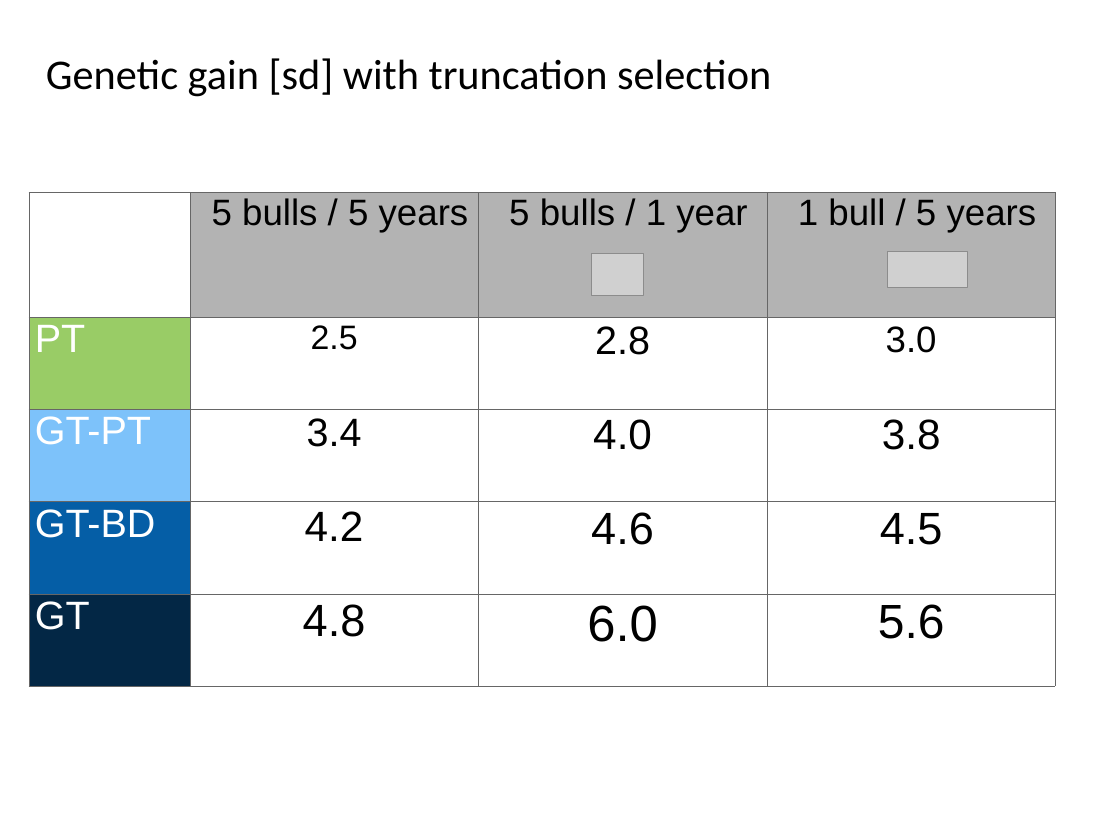
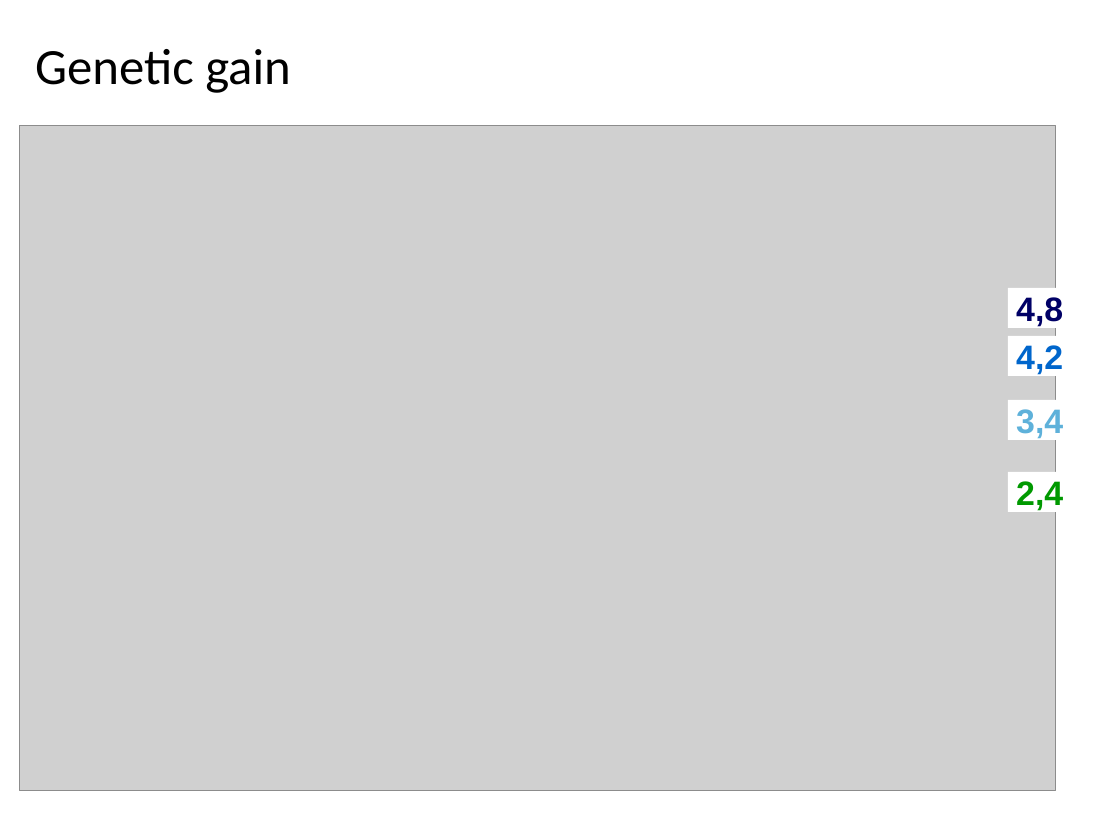
Before and after one commit to janaobsteter/ResourceAllocation_paper, a slide deck: slide 32 of Jana_ZagrebCourse_Simulation.pptx (slide 15 before the commit). Drawn at 1120x840 pixels with LibreOffice and Linux fonts; fonts in the diff are those of the drawing; grey boxes stand for pictures; background and template pictures are left out. Boxes give left, top, right and bottom in pixels: in the first picture for what was removed or moved away, otherwise in the second. Text is boxed around its words. In the diff, an @@ line names an element or a change of style, - is before the commit and + after.

```diff
--- a/Jana_ZagrebCourse_Simulation.pptx
+++ b/Jana_ZagrebCourse_Simulation.pptx
@@ text "Genetic gain" at [35,49,291,93]: vertical alignment top to middle @@
@@ text at [35,49,291,93]: text changed; size 30 to 36 pt @@
-Genetic gain [sd] with truncation selection
+Genetic gain
@@ picture added at [19,125,1056,791] @@
@@ table removed at [28,192,1056,686], 5 rows, 4 columns @@
- | 5 bulls / 5 years | 5 bulls / 1 year | 1 bull / 5 years
-PT | 2.5 | 2.8 | 3.0
-GT-PT | 3.4 | 4.0 | 3.8
-GT-BD | 4.2 | 4.6 | 4.5
-GT | 4.8 | 6.0 | 5.6
@@ picture removed at [593,254,644,297] @@
@@ picture removed at [888,252,969,289] @@
@@ rectangle added at [1008,288,1072,327], fill #FFFFFF, 24 pt, text #000066, bold @@
+4,8
@@ rectangle added at [1008,336,1072,376], fill #FFFFFF, 24 pt, text #0066CC, bold @@
+4,2
@@ rectangle added at [1008,400,1072,440], fill #FFFFFF, 24 pt, text #5EB1DA, bold @@
+3,4
@@ rectangle added at [1008,473,1072,512], fill #FFFFFF, 24 pt, text #009900, bold @@
+2,4
```
Also in this commit, not shown: 8 other slides changed, 20 slides added, 1 slide removed, 4 other files.
